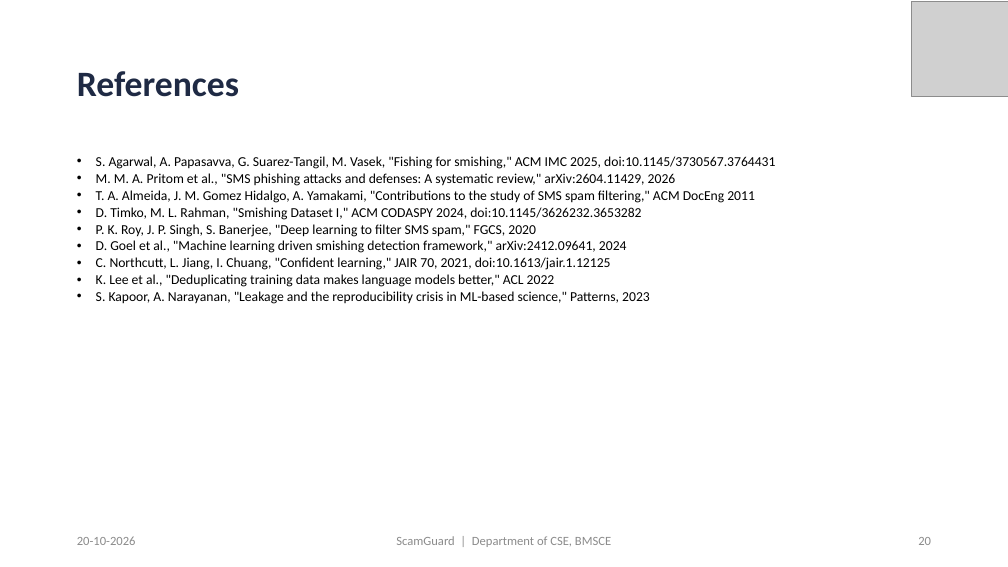
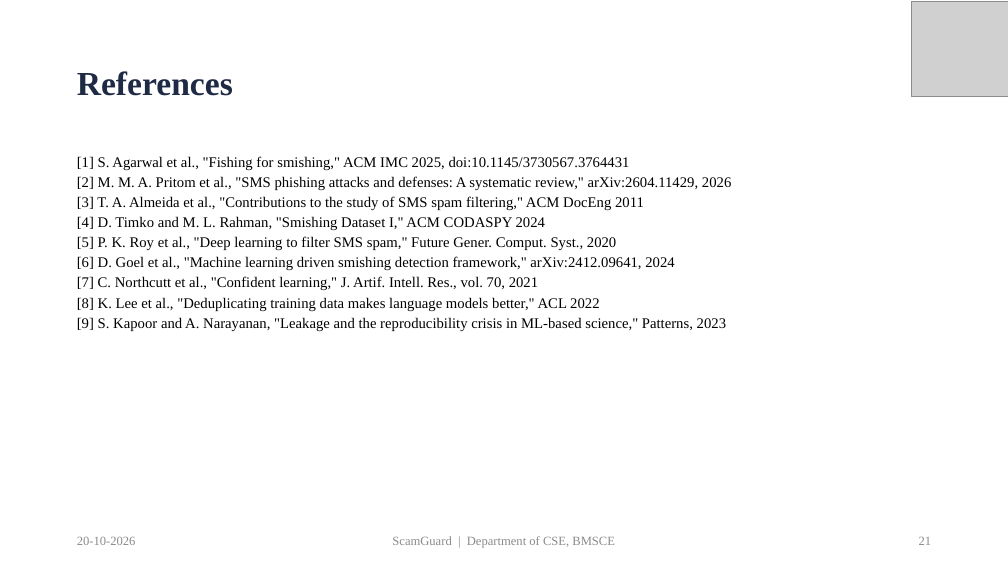
Before and after one commit to priyamthakur275/ScamGuard-AI, a slide deck: slide 21 of docs/presentation/ScamGuard_PP2_Presentation.pptx (slide 20 before the commit). Drawn at 1008x567 pixels with LibreOffice and Linux fonts; fonts in the diff are those of the drawing; grey boxes stand for pictures. Boxes give left, top, right and bottom in pixels: in the first picture for what was removed or moved away, otherwise in the second. Text is boxed around its words. In the diff, an @@ line names an element or a change of style, - is before the commit and + after.

Commit message:
Docs: unify project title, Times New Roman and cleaner layout for paper, report and slides

```diff
--- a/docs/presentation/ScamGuard_PP2_Presentation.pptx
+++ b/docs/presentation/ScamGuard_PP2_Presentation.pptx
@@ title "References" at bbox=[77, 71, 233, 96]: size 34 to 32 pt, font Calibri to Times New Roman @@
@@ text at bbox=[77, 156, 731, 331]: text changed; size 13 to 14 pt; font Calibri to Times New Roman @@
-• S. Agarwal, A. Papasavva, G. Suarez-Tangil, M. Vasek, "Fishing for smishing," ACM IMC 2025, doi:10.1145/3730567.3764431
-• M. M. A. Pritom et al., "SMS phishing attacks and defenses: A systematic review," arXiv:2604.11429, 2026
-• T. A. Almeida, J. M. Gomez Hidalgo, A. Yamakami, "Contributions to the study of SMS spam filtering," ACM DocEng 2011
-• D. Timko, M. L. Rahman, "Smishing Dataset I," ACM CODASPY 2024, doi:10.1145/3626232.3653282
-• P. K. Roy, J. P. Singh, S. Banerjee, "Deep learning to filter SMS spam," FGCS, 2020
-• D. Goel et al., "Machine learning driven smishing detection framework," arXiv:2412.09641, 2024
-• C. Northcutt, L. Jiang, I. Chuang, "Confident learning," JAIR 70, 2021, doi:10.1613/jair.1.12125
-• K. Lee et al., "Deduplicating training data makes language models better," ACL 2022
-• S. Kapoor, A. Narayanan, "Leakage and the reproducibility crisis in ML-based science," Patterns, 2023
+[1] S. Agarwal et al., "Fishing for smishing," ACM IMC 2025, doi:10.1145/3730567.3764431
+[2] M. M. A. Pritom et al., "SMS phishing attacks and defenses: A systematic review," arXiv:2604.11429, 2026
+[3] T. A. Almeida et al., "Contributions to the study of SMS spam filtering," ACM DocEng 2011
+[4] D. Timko and M. L. Rahman, "Smishing Dataset I," ACM CODASPY 2024
+[5] P. K. Roy et al., "Deep learning to filter SMS spam," Future Gener. Comput. Syst., 2020
+[6] D. Goel et al., "Machine learning driven smishing detection framework," arXiv:2412.09641, 2024
+[7] C. Northcutt et al., "Confident learning," J. Artif. Intell. Res., vol. 70, 2021
+[8] K. Lee et al., "Deduplicating training data makes language models better," ACL 2022
+[9] S. Kapoor and A. Narayanan, "Leakage and the reproducibility crisis in ML-based science," Patterns, 2023
@@ text "20-10-2026" at bbox=[77, 536, 136, 545]: font Calibri to Times New Roman @@
@@ text "ScamGuard | Department of CSE, ..." at bbox=[392, 536, 615, 548]: font Calibri to Times New Roman @@
@@ page number at bbox=[919, 537, 932, 545]: text changed; font Calibri to Times New Roman @@
-20
+21
```
Also in this commit, not shown: 20 other slides changed, 1 slide added, 29 other files.
